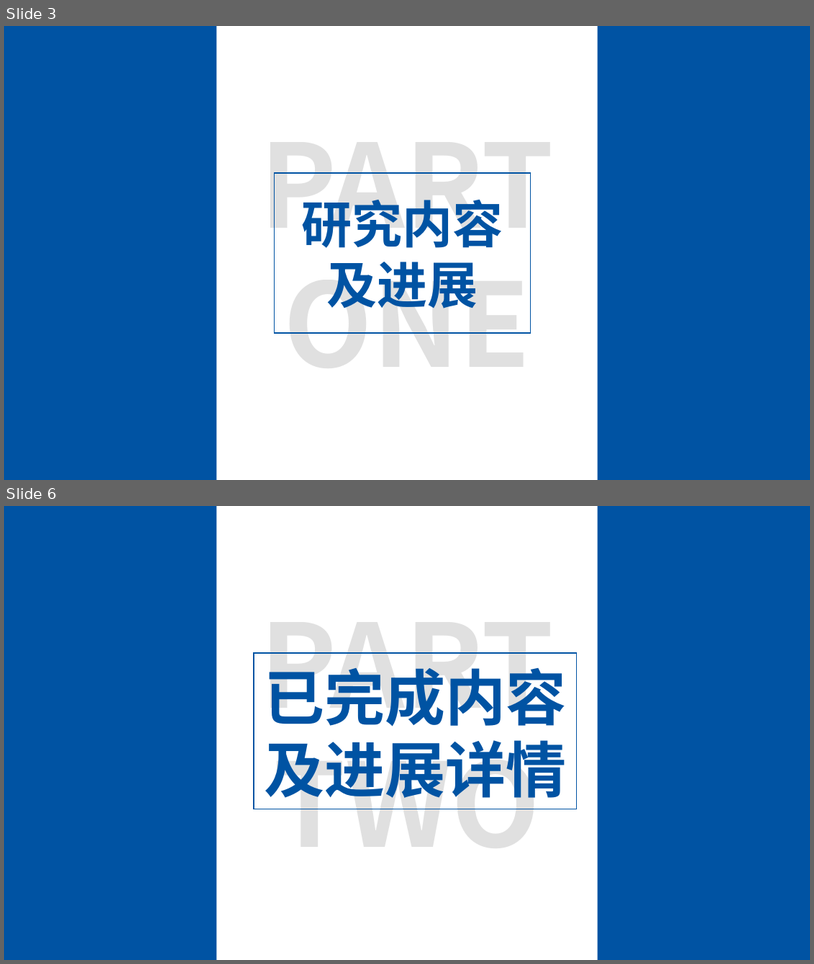
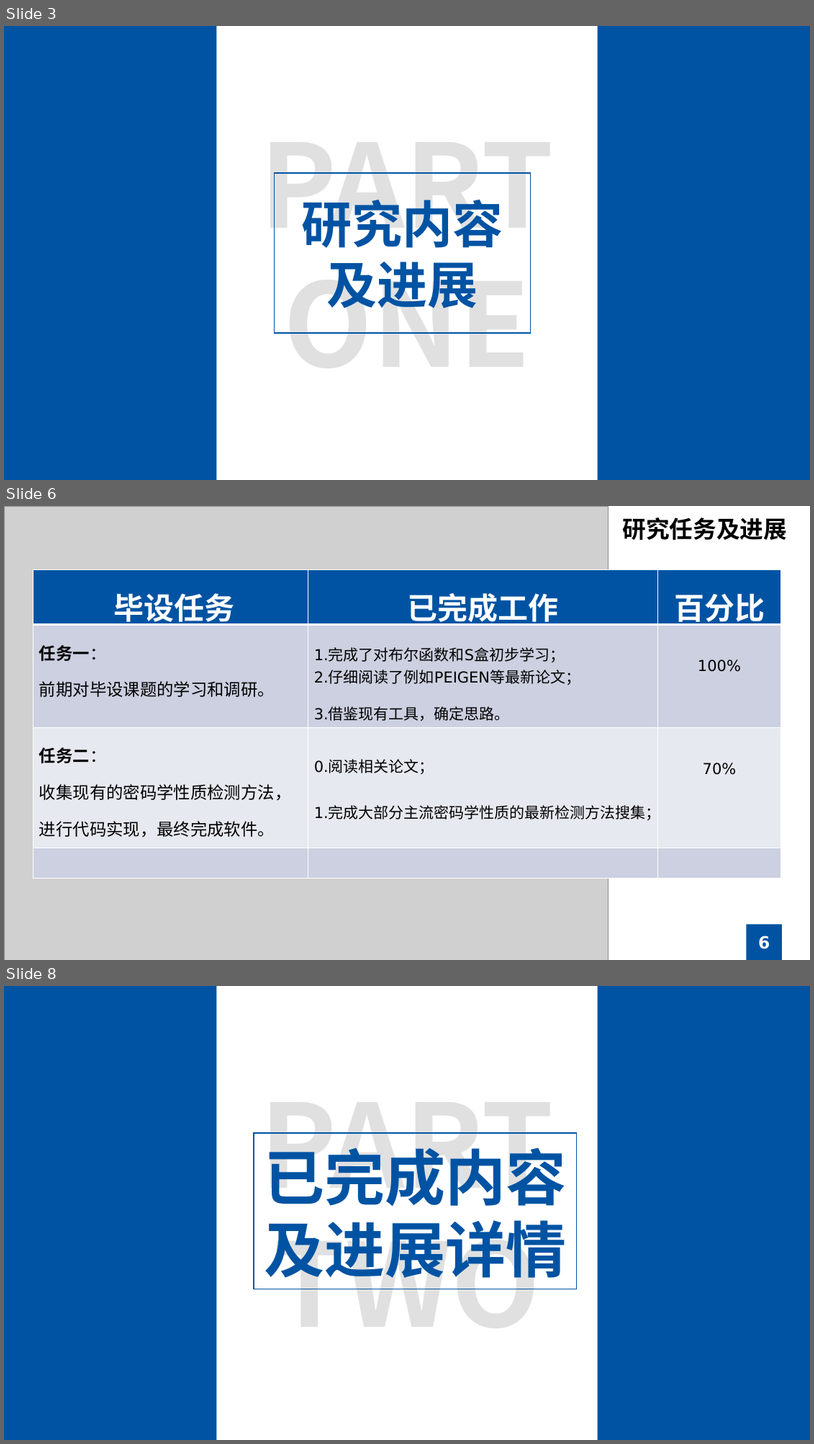
Before and after one commit to GRHun/SBoxDetection, a slide deck: doc/中期答辩.pptx. Shown one above the other, each under a label of ours: slides 3 and 6 before the commit, slides 3, 6 and 8 after it; the slides between them are not shown. The pictures are 814x964 and 814x1444 pixels, drawn with LibreOffice and Linux fonts; fonts in the diff are those of the drawing; grey boxes stand for pictures. Boxes give left, top, right and bottom in pixels: in the first picture for what was removed or moved away, otherwise in the second. Text is boxed around its words. In the diff, an @@ line names an element or a change of style, - is before the commit and + after.

```diff
--- a/doc/中期答辩.pptx
+++ b/doc/中期答辩.pptx
@@ slide 6 added at [4,506,810,960], background #FFFFFF @@
@@ picture added at [4,506,609,960] @@
@@ text added at [623,518,787,540], 28 pt, text #000000, bold @@
+研究任务及进展
@@ table added at [33,570,782,913], 4 rows, 3 columns @@
+毕设任务 | 已完成工作 | 百分比
+任务一： / 前期对毕设课题的学习和调研。 | 1.完成了对布尔函数和S盒初步学习； / 2.仔细阅读了例如PEIGEN等最新论文； / 3.借鉴现有工具，确定思路。 | 100%
+任务二： / 收集现有的密码学性质检测方法，进行代码实现，最终完成软件。 | 0.阅读相关论文； / 1.完成大部分主流密码学性质的最新检测方法搜集； / 2.完成部分主要的密码学性质检测的代码编写； | 70%
+ |  | 
@@ rectangle added at [747,924,782,960], fill #0053A3 @@
@@ page number added at [759,935,770,949], 20 pt, text #FFFFFF, bold @@
+6
@@ what was slide 6 is now slide 8 @@
```
Also in this commit, not shown: 8 slides changed, 4 other slides added, 3 slides removed, 7 other files.
